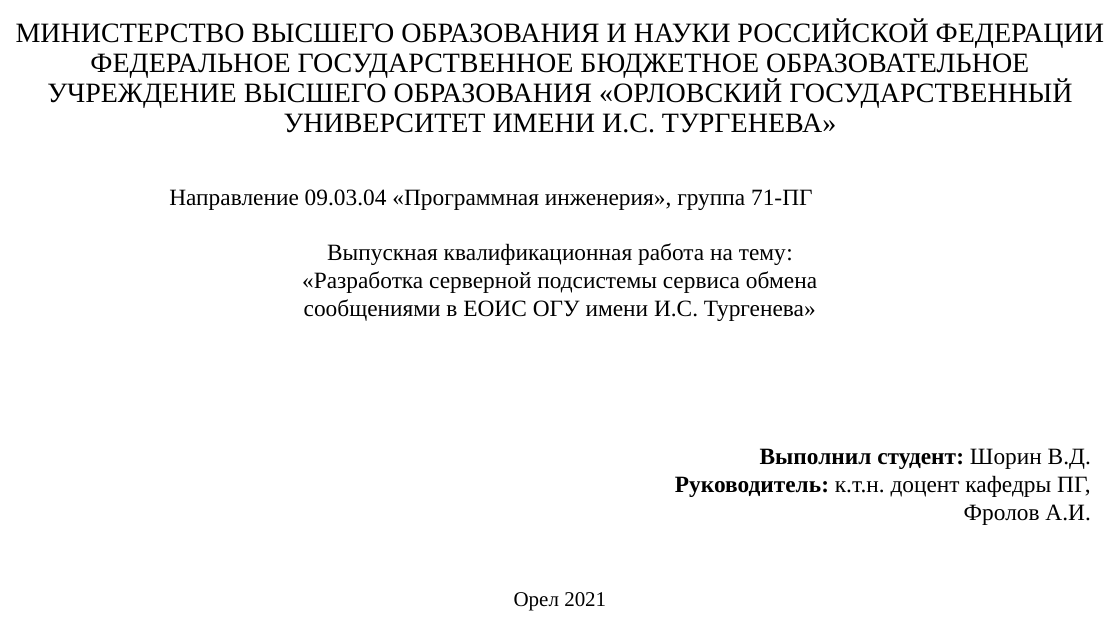
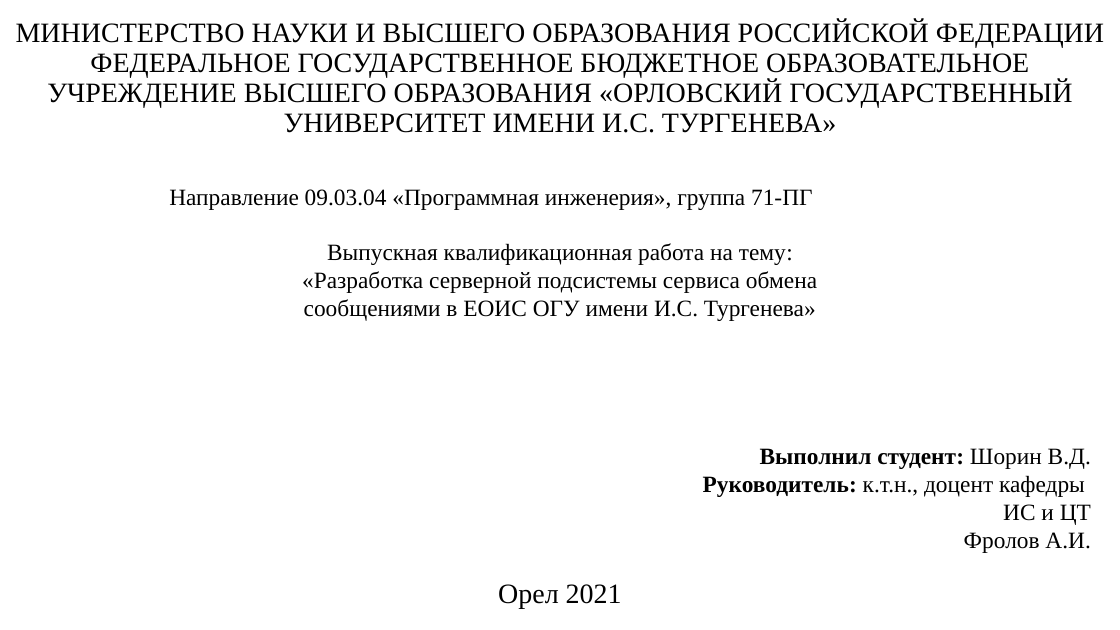
Before and after one commit to Kniger33/Institute, a slide deck: slide 1 of Diploma/Диплом/Преза/ВКР_Шорин.pptx. Drawn at 1120x630 pixels with LibreOffice and Linux fonts; fonts in the diff are those of the drawing. Boxes give left, top, right and bottom in pixels: in the first picture for what was removed or moved away, otherwise in the second. Text is boxed around its words. In the diff, an @@ line names an element or a change of style, - is before the commit and + after.

```diff
--- a/Diploma/Диплом/Преза/ВКР_Шорин.pptx
+++ b/Diploma/Диплом/Преза/ВКР_Шорин.pptx
@@ title at bbox=[16, 20, 1104, 133]: text changed @@
-МИНИСТЕРСТВО ВЫСШЕГО ОБРАЗОВАНИЯ И НАУКИ РОССИЙСКОЙ ФЕДЕРАЦИИ
-ФЕДЕРАЛЬНОЕ ГОСУДАРСТВЕННОЕ БЮДЖЕТНОЕ ОБРАЗОВАТЕЛЬНОЕ УЧРЕЖДЕНИЕ ВЫСШЕГО ОБРАЗОВАНИЯ «ОРЛОВСКИЙ ГОСУДАРСТВЕННЫЙ УНИВЕРСИТЕТ ИМЕНИ И.С. ТУРГЕНЕВА»
+МИНИСТЕРСТВО НАУКИ И ВЫСШЕГО ОБРАЗОВАНИЯ РОССИЙСКОЙ ФЕДЕРАЦИИ
+ФЕДЕРАЛЬНОЕ ГОСУДАРСТВЕННОЕ БЮДЖЕТНОЕ ОБРАЗОВАТЕЛЬНОЕ УЧРЕЖДЕНИЕ ВЫСШЕГО ОБРАЗОВАНИЯ «ОРЛОВСКИЙ ГОСУДАРСТВЕННЫЙ УНИВЕРСИТЕТ ИМЕНИ И.С. ТУРГЕНЕВА»
@@ text at bbox=[703, 475, 1091, 525]: text changed @@
-Руководитель: к.т.н. доцент кафедры ПГ,
+Руководитель: к.т.н., доцент кафедры
+ИС и ЦТ
@@ text "Орел 2021": place and size @@
-text "Орел 2021" at bbox=[514, 592, 606, 611]
+text "Орел 2021" at bbox=[498, 584, 622, 608]
@@ text "Орел 2021" at bbox=[498, 584, 622, 608]: size 18 to 24 pt @@
```
Also in this commit, not shown: 2 other slides changed, 1 slide added, 2 other files.
